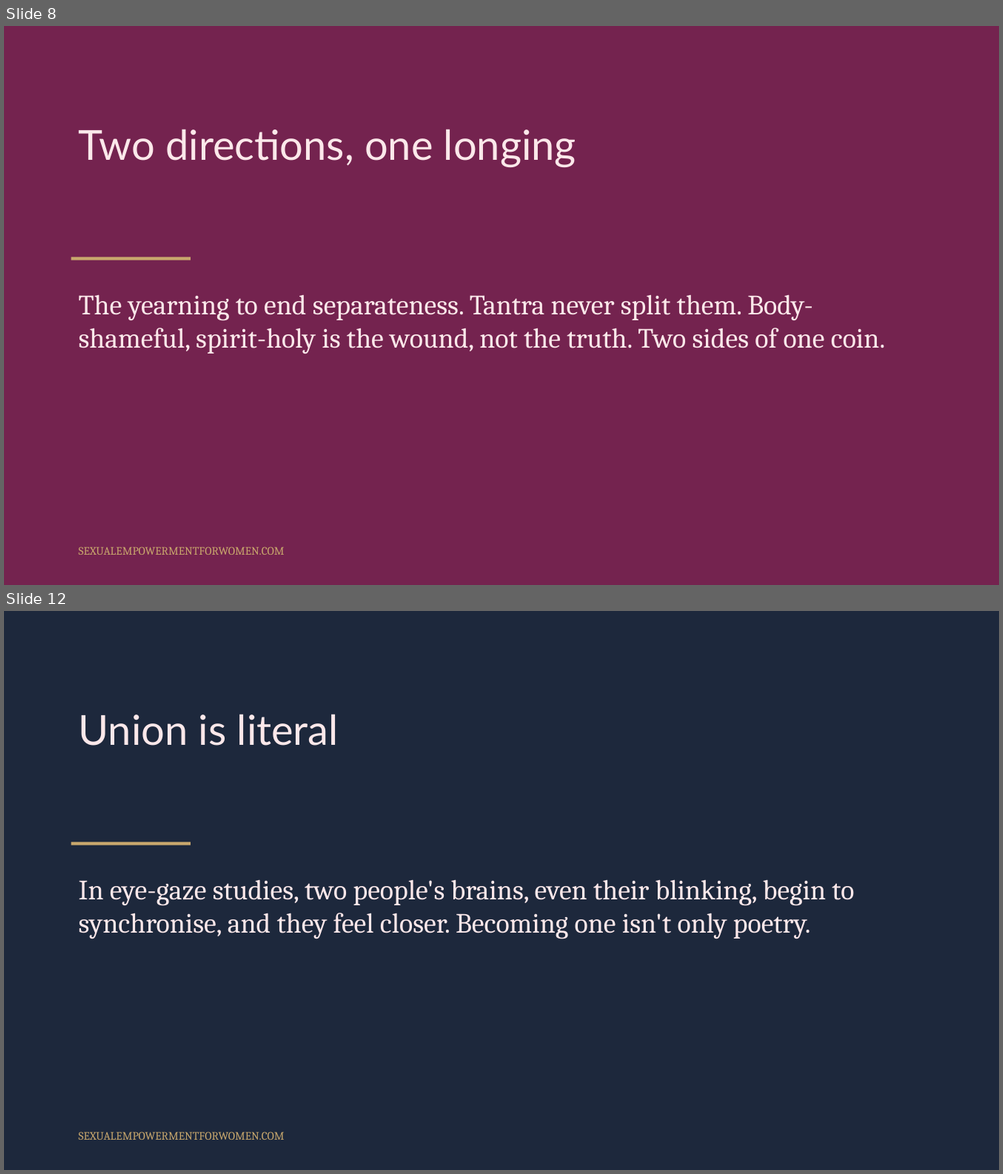
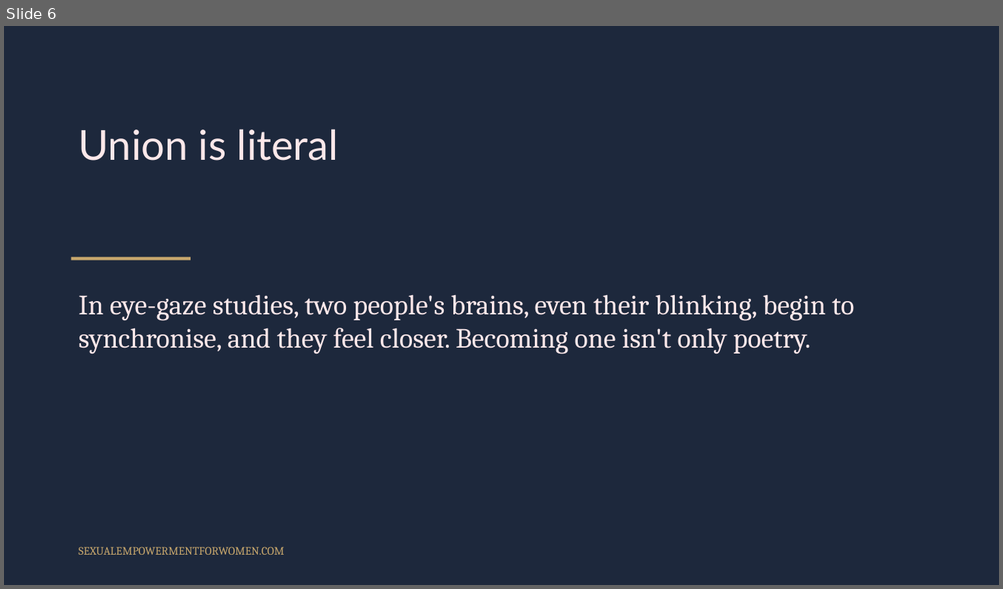
Before and after one commit to tarisha-starr/GitHub-folder, a slide deck: content/sessions/slides/Spirituality-in-Sexuality-Research.pptx. Shown one above the other, each under a label of ours: slides 8 and 12 before the commit, slide 6 after it; the slides between them are not shown. The pictures are 1003x1174 and 1003x589 pixels, drawn with LibreOffice and Linux fonts; fonts in the diff are those of the drawing. Boxes give left, top, right and bottom in pixels: in the first picture for what was removed or moved away, otherwise in the second. Text is boxed around its words. In the diff, an @@ line names an element or a change of style, - is before the commit and + after.

```diff
--- a/content/sessions/slides/Spirituality-in-Sexuality-Research.pptx
+++ b/content/sessions/slides/Spirituality-in-Sexuality-Research.pptx
@@ slide 8 removed at [4, 26, 999, 585], background #74234F @@
@@ text removed at [79, 129, 576, 167] @@
-Two directions, one longing
@@ rectangle removed at [71, 258, 190, 261] @@
@@ text removed at [79, 295, 885, 354] @@
-The yearning to end separateness. Tantra never split them. Body-shameful, spirit-holy is the wound, not the truth. Two sides of one coin.
@@ text removed at [79, 547, 284, 555] @@
-SEXUALEMPOWERMENTFORWOMEN.COM
@@ what was slide 12 is now slide 6 @@
```
Also in this commit, not shown: 5 slides changed, 5 other slides removed, 1 other file.
